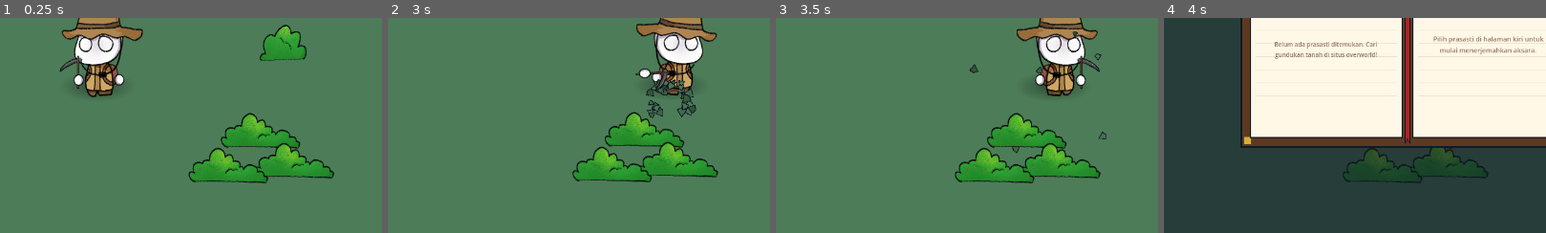
Above: before the commit, frames 1-4 (left to right).
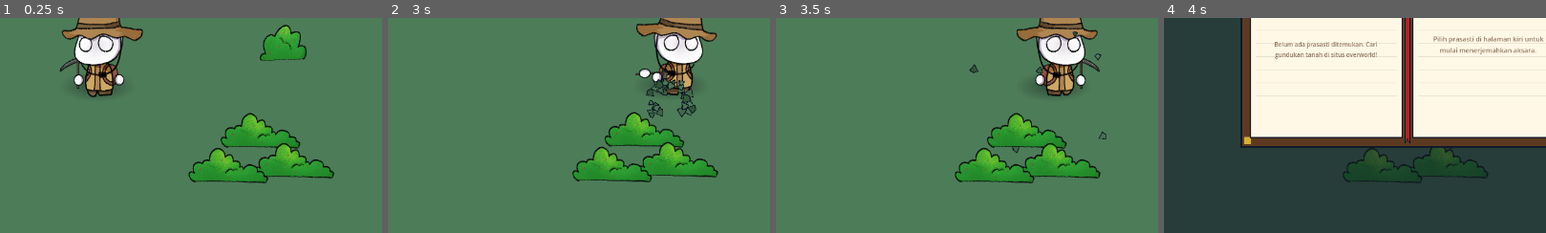
Above: after the commit, the same moments.

Repository: Akabim/arkeolog
Game: Godot game, scene res://src/core/main.tscn
The game is run twice, just before and just after one commit, with the same random seed, the same clock (stepped at 60 frames per second) and the same inputs.
Inputs (mouse positions are % of the whole screen's width and height, from its top left):
- Up to frame 1 (0.25 s): no input
- Up to frame 2 (3 s): tap Enter (ui_accept) at 0.5, 0.77, 2 s; move the mouse to (72, 45) at 0.52 s; hold D (move_right) 0.53-1.25 s; hold E (interact) 0.53-1.25 s; click (72, 45) at 0.67 s; drag from (30, 55) to (75, 46) at 1.27 s; move the mouse to (60, 28) at 2.02 s; hold D (move_right) 2.03-2.75 s; tap Space at 2.1 s; drag from (45, 70) to (87, 75) at 2.77 s
- Up to frame 3 (3.5 s): no input
- Up to frame 4 (4 s): move the mouse to (80, 65) at 3.52 s; hold A (move_left) from 3.53 s (still down); tap I at 3.6 s; tap Enter (ui_accept) at 3.77 s
The pictures show only the part of the screen within x 18-68%, y 41-91%; the shares and areas given below are measured in that part.

The runs differ from the first frame. In frame 1, less than 0.1% of the frame differs, in the area x 20-22%, y 17-21%; in frame 2, less than 0.1%, in the area x 69-74%, y 24-34%; in frame 3, less than 0.1%; in frame 4, nothing differs.

Commit message:
Fix Y-sorting sorting issue: replace non-zero Z-indices with sibling reordering and show_behind_parent to prevent bleeding through environment objects

Diff:
--- a/src/entities/player/player.gd
+++ b/src/entities/player/player.gd
@@ -366,18 +366,20 @@
 	hand_l.texture = dict["tangan_l"]
 	hand_r.texture = dict["tangan_r"]
 
-	# Adjust Z-index of Tas and Tool:
-	# Front facing: Tas is behind everything (-1), Tool is in front (0)
-	# Back facing: Tas is on top of Badan (1), Tool is behind body (-2)
+	# Adjust draw order of Tas and HandL without using non-zero Z-indices:
+	# Front facing: Tas is behind everything, HandL (and tool) is in front of body
+	# Back facing: Tas is in front of everything, HandL (and tool) is behind body
+	sprite_tas.z_index = 0
 	var active_tool_sprite = get_active_tool_sprite()
+	if active_tool_sprite:
+		active_tool_sprite.z_index = 0
+
 	if current_facing == "front":
-		sprite_tas.z_index = -1
-		if active_tool_sprite:
-			active_tool_sprite.z_index = 0
+		visual.move_child(sprite_tas, 0)
+		hand_l.show_behind_parent = false
 	else:
-		sprite_tas.z_index = 1
-		if active_tool_sprite:
-			active_tool_sprite.z_index = -2
+		visual.move_child(sprite_tas, visual.get_child_count() - 1)
+		hand_l.show_behind_parent = true
 
 func get_active_tool_sprite() -> Sprite2D:
 	if not is_inside_tree(): return null
--- a/src/entities/player/player.tscn
+++ b/src/entities/player/player.tscn
@@ -955,7 +955,6 @@
 texture = ExtResource("6_3c4mh")
 
 [node name="HandL" type="Sprite2D" parent="Visual/Badan" unique_id=2070089238]
-z_index = 2
 position = Vector2(2.222, 0)
 texture = ExtResource("9_t8d2k")
 
